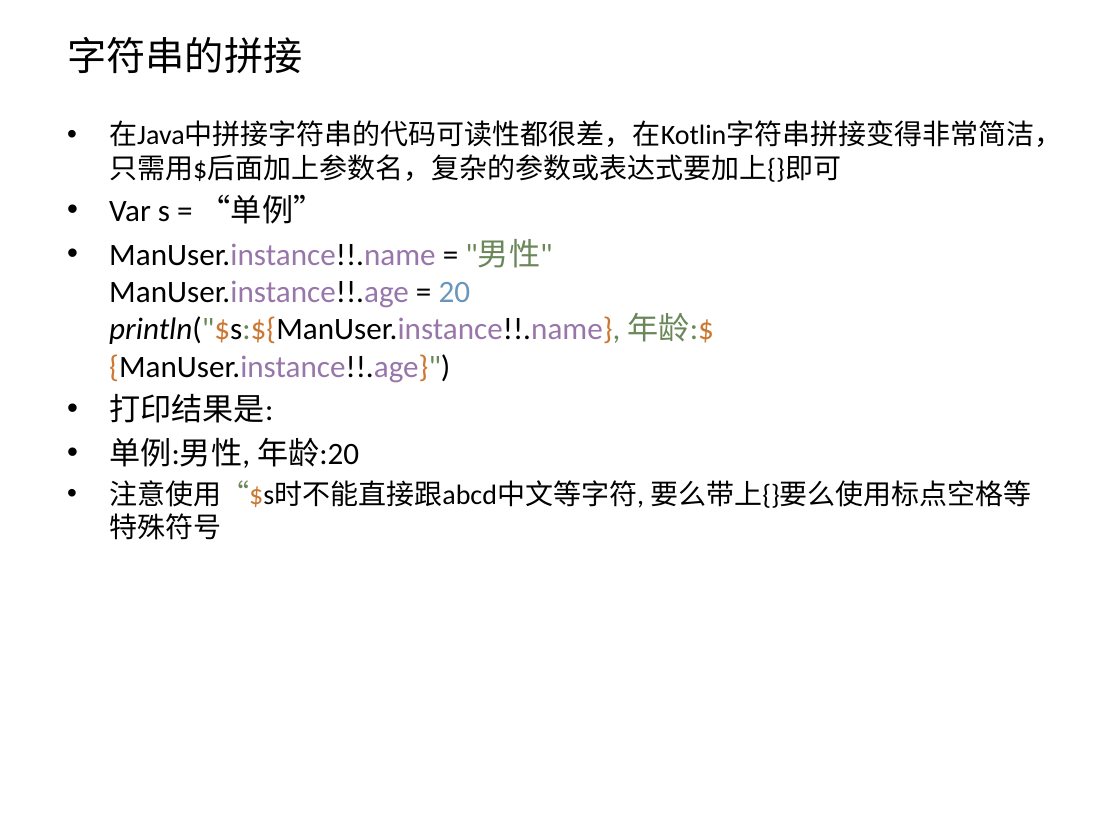
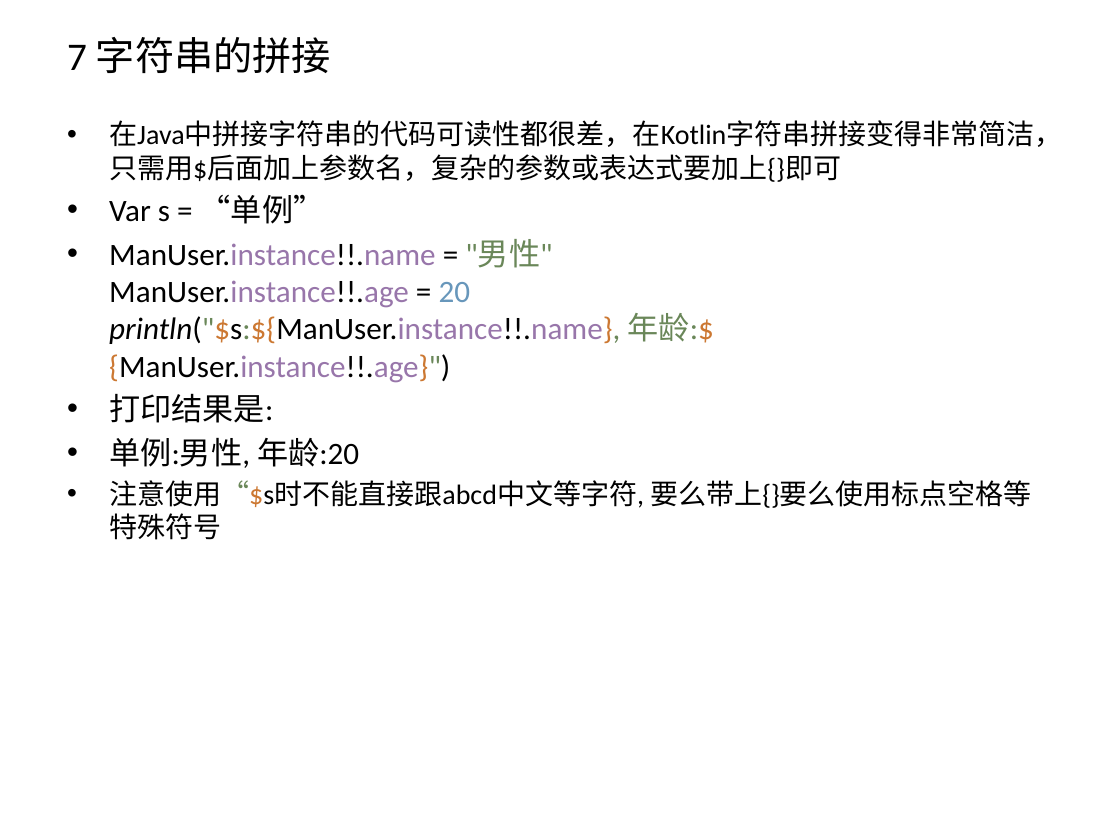
Before and after one commit to zxf2871/KotlinStudy, a slide deck: slide 10 of Kotlin初探.pptx (slide 14 before the commit). Drawn at 1120x840 pixels with LibreOffice and Linux fonts; fonts in the diff are those of the drawing. Boxes give left, top, right and bottom in pixels: in the first picture for what was removed or moved away, otherwise in the second. Text is boxed around its words. In the diff, an @@ line names an element or a change of style, - is before the commit and + after.

```diff
--- a/Kotlin初探.pptx
+++ b/Kotlin初探.pptx
@@ title at (67,37,331,73): text changed @@
-字符串的拼接
+7 字符串的拼接
```
Also in this commit, not shown: 24 other slides changed, 6 slides added, 5 slides removed, 6 other files.
